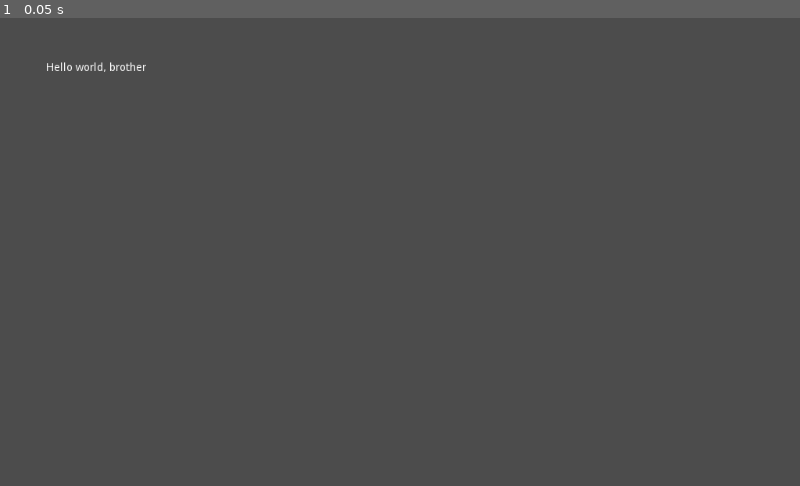
Above: before the commit, frame 1.
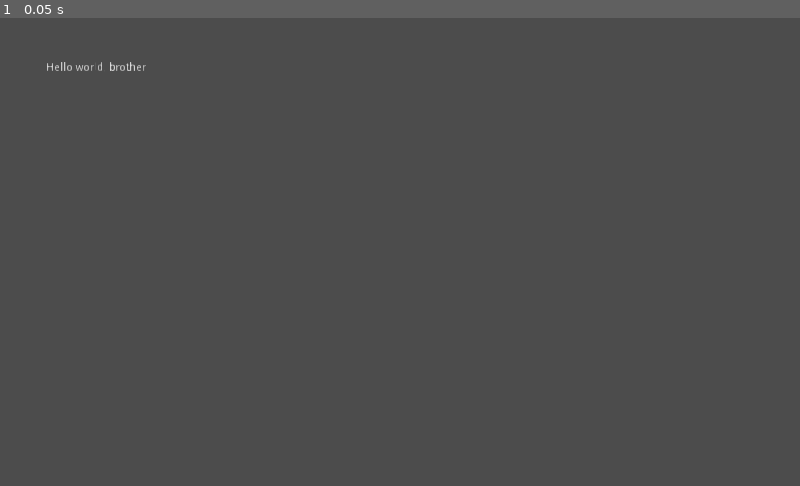
Above: after the commit, the same moment.

Repository: Asdaois/west-cow-builder
Game: Godot game, scene res://Main.tscn
The game is run twice, just before and just after one commit, with the same random seed, the same clock (stepped at 60 frames per second) and the same inputs.
Inputs:
- Up to frame 1 (0.05 s): no input

The runs differ from the first frame. In frame 1, less than 0.1% of the frame differs, in the area x 5-19%, y 9-12%.

Commit message:
Add Enemy to the game
The enemy follow the player for proximity

Diff:
--- a/game/Player/Player.gd
+++ b/game/Player/Player.gd
@@ -24,14 +24,18 @@
 
 func _move_state(delta):
 	var input_vector = Vector2.ZERO
-	input_vector.x = Input.get_action_strength("ui_right") - Input.get_action_strength("ui_left")
+	input_vector.x = (
+		Input.get_action_strength("ui_right") - Input.get_action_strength("ui_left")
+	)
 
 	if input_vector != Vector2.ZERO:
 		if input_vector.x < 0:
 			animationPlayer.play("WalkLeft")
 		else:
 			animationPlayer.play("WalkRight")
-		velocity = velocity.move_toward(input_vector * MAX_SPEED, ACCELERATION * delta)
+		velocity = (
+			velocity.move_toward(input_vector * MAX_SPEED, ACCELERATION * delta)
+		)
 	else:
 		velocity = velocity.move_toward(Vector2.ZERO, FRICTION * delta)
 
--- /dev/null
+++ b/game/enemy/Enemy.gd
@@ -0,0 +1,45 @@
+# class_name
+extends KinematicBody2D
+
+# custom signals
+
+# enums - constant
+
+# exports variables
+export var run_speed := 25
+
+# public - private variables
+var velocity := Vector2.ZERO
+var player : Node2D
+# on ready variables
+
+# built-in functions
+
+func _init() -> void:
+	pass
+
+
+func _ready() -> void:
+	pass
+
+func _physics_process(delta: float) -> void:
+	if player:
+		velocity = (position.direction_to(player.position) * run_speed)
+		velocity = velocity * Vector2.RIGHT # Eliminate the AXIS Y
+	velocity = move_and_slide(velocity)
+	pass
+# public - private functions
+
+
+# signals handlers
+
+func _on_DetectionRange_body_entered(body: Node) -> void:
+	print_debug("Found player")
+	player = body
+	pass # Replace with function body.
+
+
+func _on_DetectionRange_body_exited(body: Node) -> void:
+	print_debug("Bye player")
+	player = null
+	pass # Replace with function body.
--- a/game/enemy/Enemy.tscn
+++ b/game/enemy/Enemy.tscn
@@ -1,3 +1,32 @@
-[gd_scene format=2]
+[gd_scene load_steps=5 format=2]
+
+[ext_resource path="res://enemy/sprites/Indian.png" type="Texture" id=1]
+[ext_resource path="res://enemy/Enemy.gd" type="Script" id=2]
+
+[sub_resource type="RectangleShape2D" id=1]
+extents = Vector2( 8.5, 22 )
+
+[sub_resource type="CircleShape2D" id=2]
+radius = 200.0
 
 [node name="Enemy" type="KinematicBody2D"]
+collision_layer = 4
+collision_mask = 3
+script = ExtResource( 2 )
+
+[node name="Indian" type="Sprite" parent="."]
+scale = Vector2( 0.3, 0.3 )
+texture = ExtResource( 1 )
+
+[node name="CollisionShape2D" type="CollisionShape2D" parent="."]
+shape = SubResource( 1 )
+
+[node name="DetectionRange" type="Area2D" parent="."]
+collision_layer = 0
+
+[node name="CollisionShape2D" type="CollisionShape2D" parent="DetectionRange"]
+visible = false
+shape = SubResource( 2 )
+
+[connection signal="body_entered" from="DetectionRange" to="." method="_on_DetectionRange_body_entered"]
+[connection signal="body_exited" from="DetectionRange" to="." method="_on_DetectionRange_body_exited"]
--- a/game/project.godot
+++ b/game/project.godot
@@ -13,6 +13,11 @@
 config/name="West-cow-builder"
 run/main_scene="res://Main.tscn"
 config/icon="res://icon.png"
+
+[display]
+
+window/stretch/mode="2d"
+window/stretch/aspect="keep"
 
 [importer_defaults]
 
@@ -37,10 +42,17 @@
 "svg/scale": 1.0
 }
 
+[layer_names]
+
+2d_physics/layer_1="Player"
+2d_physics/layer_2="Nugget"
+2d_physics/layer_3="Enemy"
+
 [physics]
 
 common/enable_pause_aware_picking=true
 
 [rendering]
 
+2d/snapping/use_gpu_pixel_snap=true
 environment/default_environment="res://default_env.tres"
--- /dev/null
+++ b/game/test/test-enemy-chase-player/Test.tscn
@@ -0,0 +1,18 @@
+[gd_scene load_steps=4 format=2]
+
+[ext_resource path="res://test/test-floor-generator/FloorGenerator.tscn" type="PackedScene" id=1]
+[ext_resource path="res://enemy/Enemy.tscn" type="PackedScene" id=2]
+[ext_resource path="res://player/Player.tscn" type="PackedScene" id=3]
+
+[node name="Test" type="Node2D"]
+
+[node name="FloorGenerator" parent="." instance=ExtResource( 1 )]
+position = Vector2( -9.52441, 557.178 )
+floor_length = 16
+
+[node name="Player" parent="." instance=ExtResource( 3 )]
+position = Vector2( 559.204, 481.519 )
+
+[node name="Enemy" parent="." instance=ExtResource( 2 )]
+position = Vector2( 239.391, 494.648 )
+run_speed = 80
Binary file added: game/enemy/sprites/Indian.png
